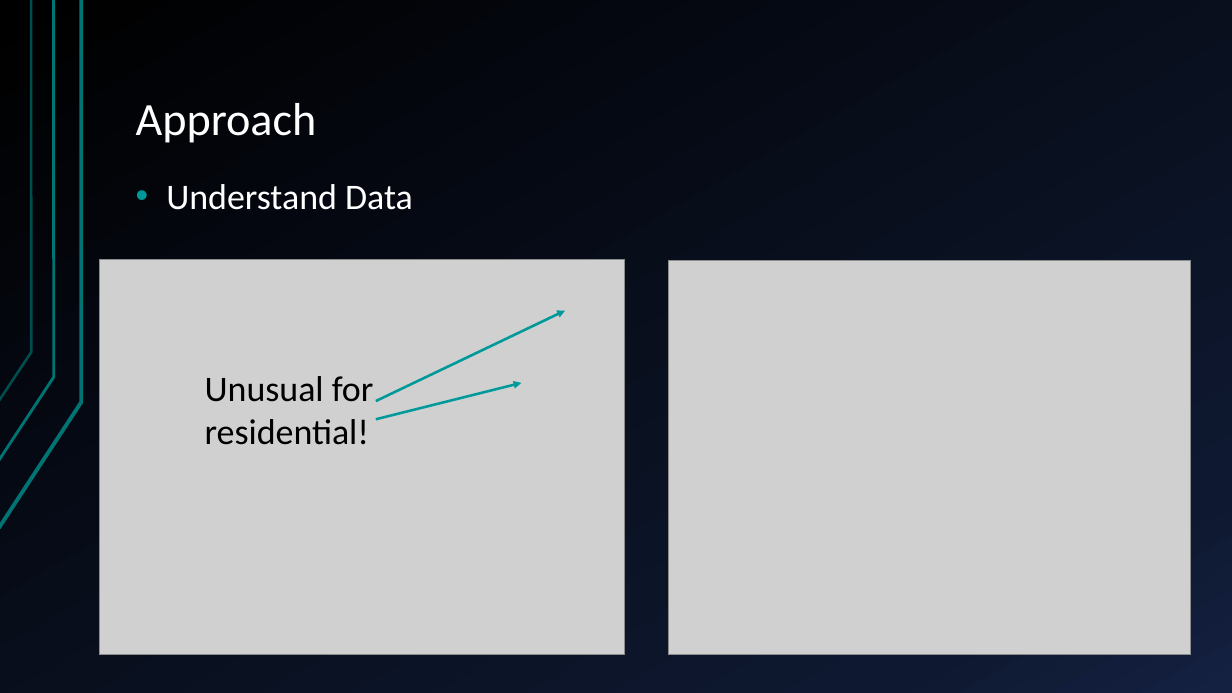
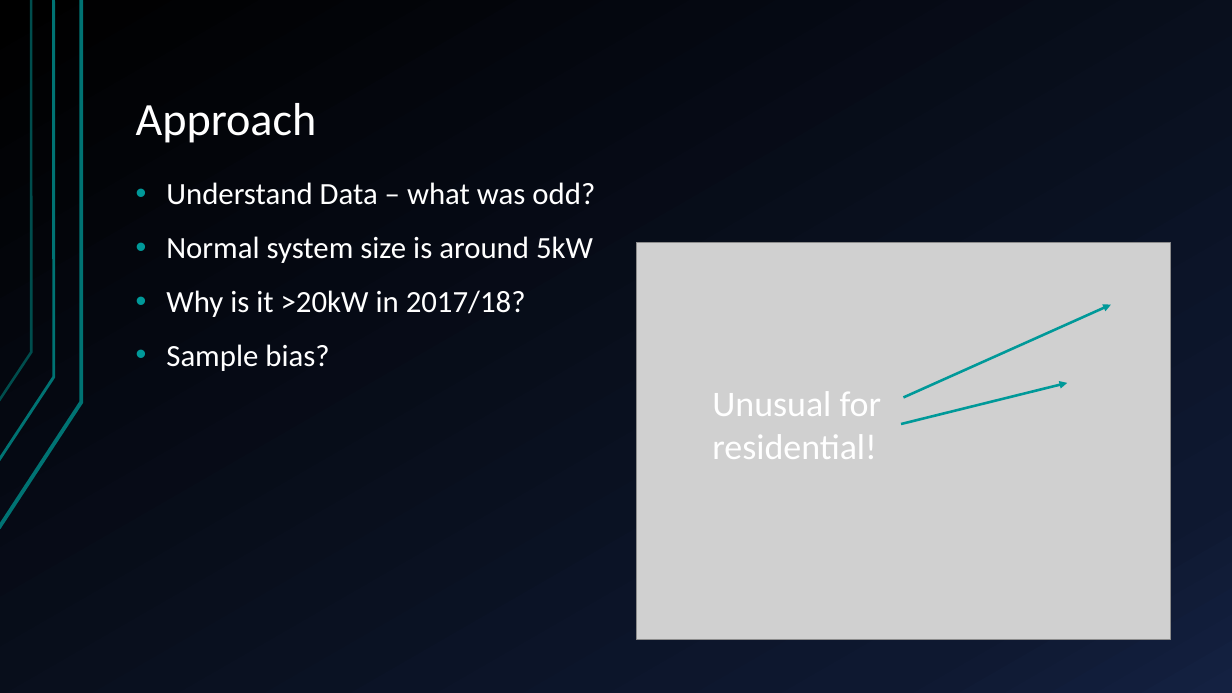
Before and after one commit to sofiary/teamunicornn, a slide deck: slide 19 of Western Power Hack-a-Gig Presentation.pptx (slide 18 before the commit). Drawn at 1232x693 pixels with LibreOffice and Linux fonts; fonts in the diff are those of the drawing; grey boxes stand for pictures. Boxes give left, top, right and bottom in pixels: in the first picture for what was removed or moved away, otherwise in the second. Text is boxed around its words. In the diff, an @@ line names an element or a change of style, - is before the commit and + after.

```diff
--- a/Western Power Hack-a-Gig Presentation.pptx
+++ b/Western Power Hack-a-Gig Presentation.pptx
@@ text at box(166, 182, 595, 371): text changed; size 28 to 24 pt @@
-• Understand Data
+• Understand Data – what was odd?
+• Normal system size is around 5kW
+• Why is it >20kW in 2017/18?
+• Sample bias?
@@ picture removed at box(99, 260, 624, 654) @@
@@ picture: place and size @@
-picture at box(668, 261, 1191, 654)
+picture at box(637, 242, 1171, 640)
@@ arrow moved from (376, 401) - (565, 311) to (904, 397) - (1111, 305) @@
@@ text "Unusual for": place and size @@
-text "Unusual for" at box(205, 376, 374, 445)
+text "Unusual for" at box(712, 391, 882, 459)
@@ text "Unusual for" at box(712, 391, 882, 459): text colour #000000 to #FFFFFF @@
@@ arrow moved from (376, 420) - (521, 383) to (901, 424) - (1067, 383) @@
```
Also in this commit, not shown: 6 other slides changed, 5 slides added, 3 slides removed.
